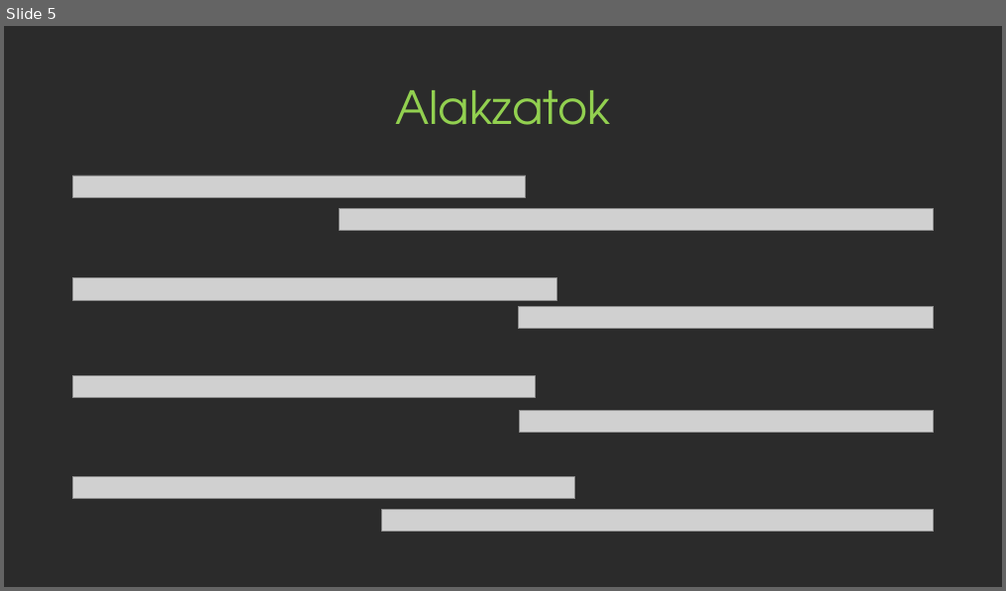
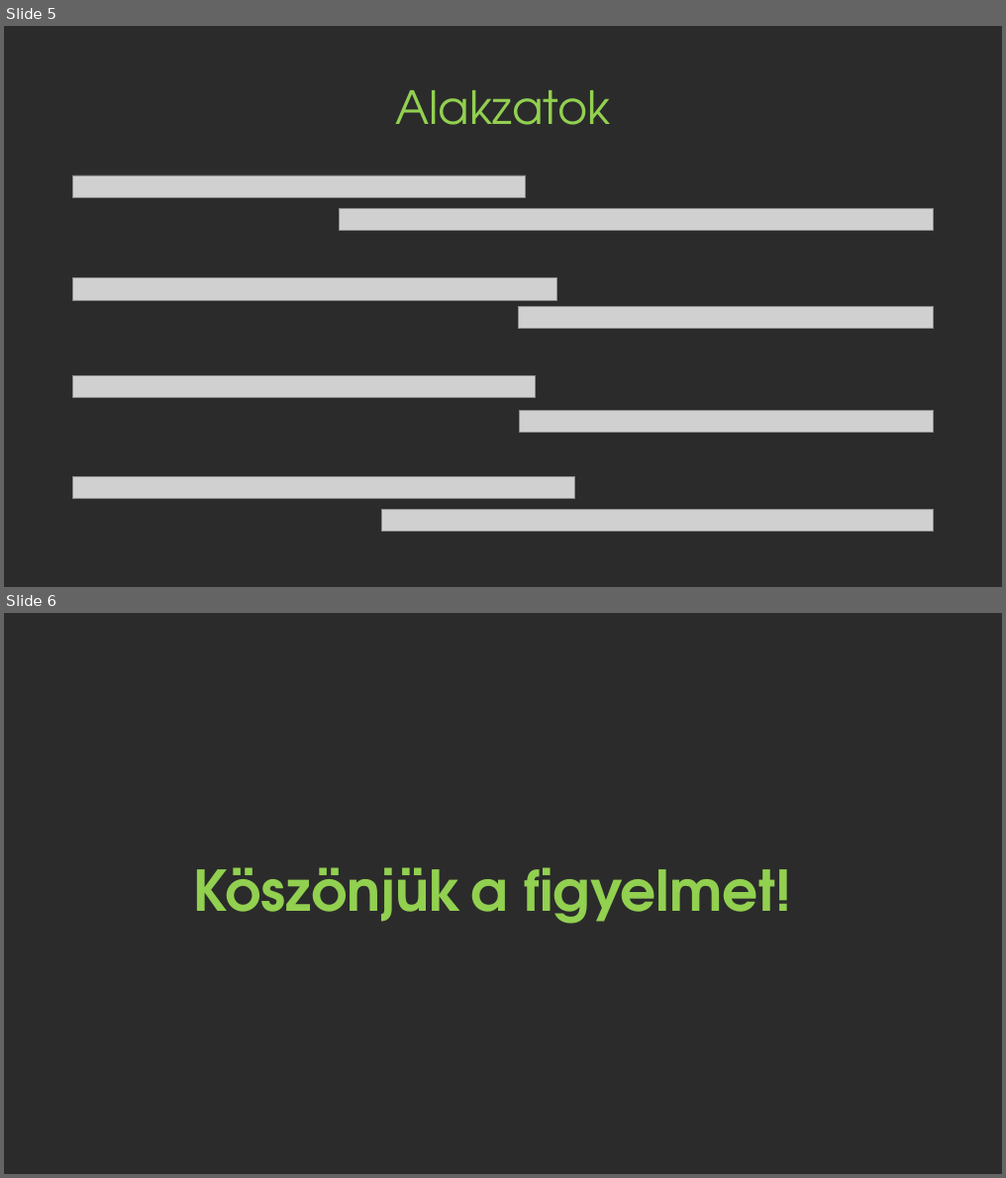
Before and after one commit to hmate06/Pygame---HTML-PPT, a slide deck: pygame_ppt.pptx. Shown one above the other, each under a label of ours: slide 5 before the commit, slides 5 and 6 after it. The pictures are 1006x591 and 1006x1178 pixels, drawn with LibreOffice and Linux fonts; fonts in the diff are those of the drawing; grey boxes stand for pictures; background and template pictures are left out; a plain dark background stands for a picture behind light text. Boxes give left, top, right and bottom in pixels: in the first picture for what was removed or moved away, otherwise in the second. Text is boxed around its words. In the diff, an @@ line names an element or a change of style, - is before the commit and + after.

Commit message:
ppt vege

```diff
--- a/pygame_ppt.pptx
+++ b/pygame_ppt.pptx
@@ slide 6 added at box(4, 613, 1002, 1174), background picture (left out) @@
@@ title added at box(193, 867, 791, 924), 54 pt, text #92D050, bold @@
+Köszönjük a figyelmet!
```
